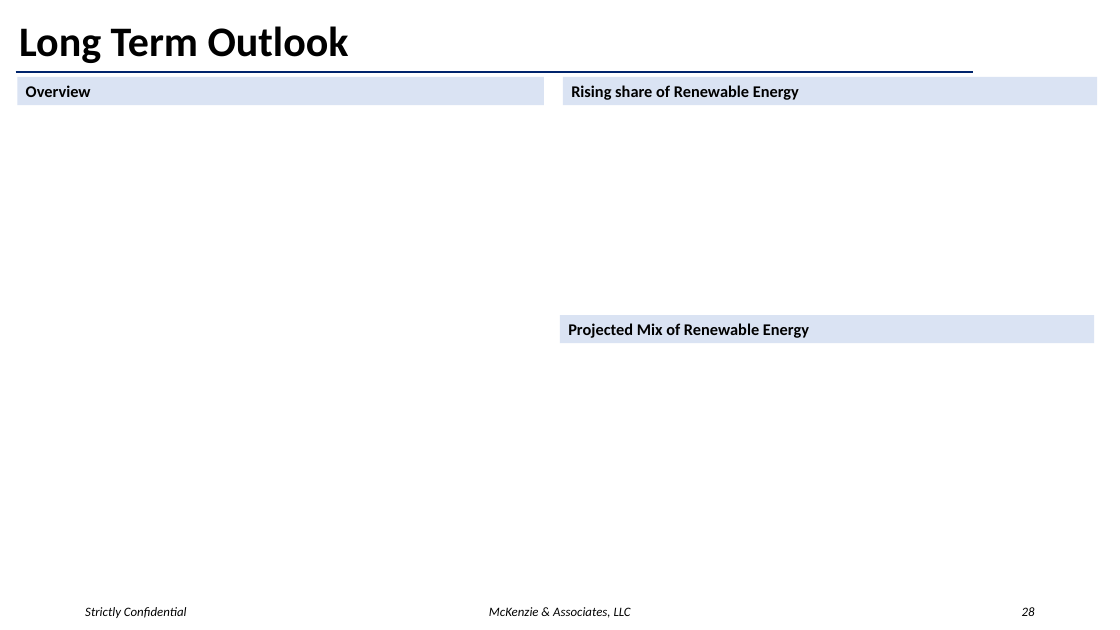
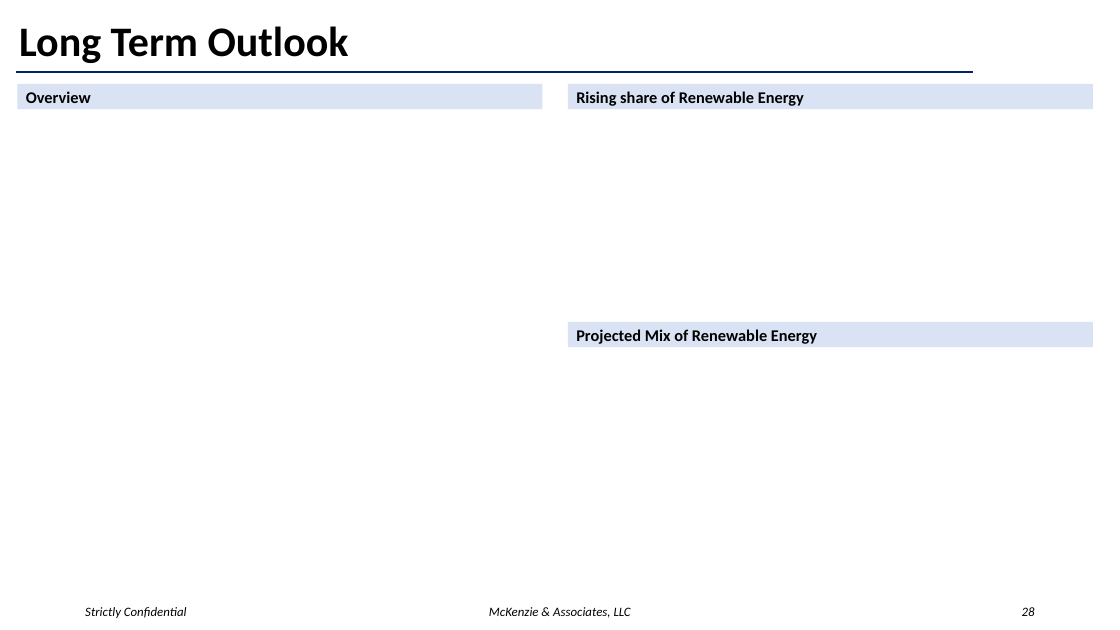
Before and after one commit to McKenzieaa/mck_cfo, a slide deck: slide 28 of streamlit_dashboard/data/energy_template.pptx. Drawn at 1120x630 pixels with LibreOffice and Linux fonts; fonts in the diff are those of the drawing. Boxes give left, top, right and bottom in pixels: in the first picture for what was removed or moved away, otherwise in the second. Text is boxed around its words. In the diff, an @@ line names an element or a change of style, - is before the commit and + after.

```diff
--- a/streamlit_dashboard/data/energy_template.pptx
+++ b/streamlit_dashboard/data/energy_template.pptx
@@ rectangle "Overview": place and size @@
-rectangle "Overview" at box(18, 77, 544, 106)
+rectangle "Overview" at box(18, 84, 543, 109)
@@ rectangle "Rising share of Renewable Energy": place and size @@
-rectangle "Rising share of Renewable Energy" at box(563, 77, 1097, 106)
+rectangle "Rising share of Renewable Energy" at box(568, 84, 1093, 109)
@@ rectangle "Projected Mix of Renewable Energy": place and size @@
-rectangle "Projected Mix of Renewable Energy" at box(560, 315, 1095, 344)
+rectangle "Projected Mix of Renewable Energy" at box(568, 322, 1093, 347)
```
Also in this commit, not shown: 15 other slides changed.
